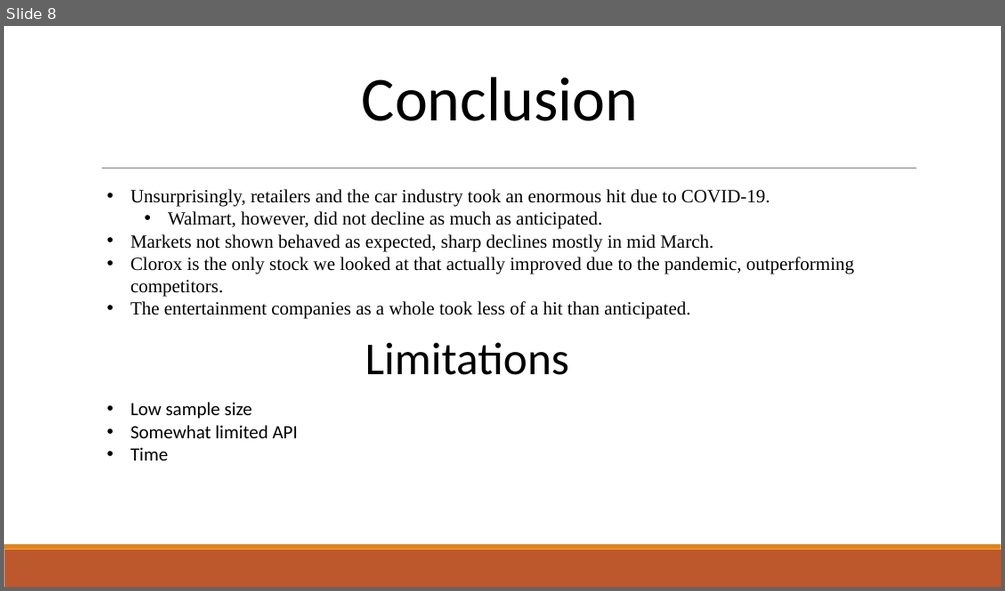
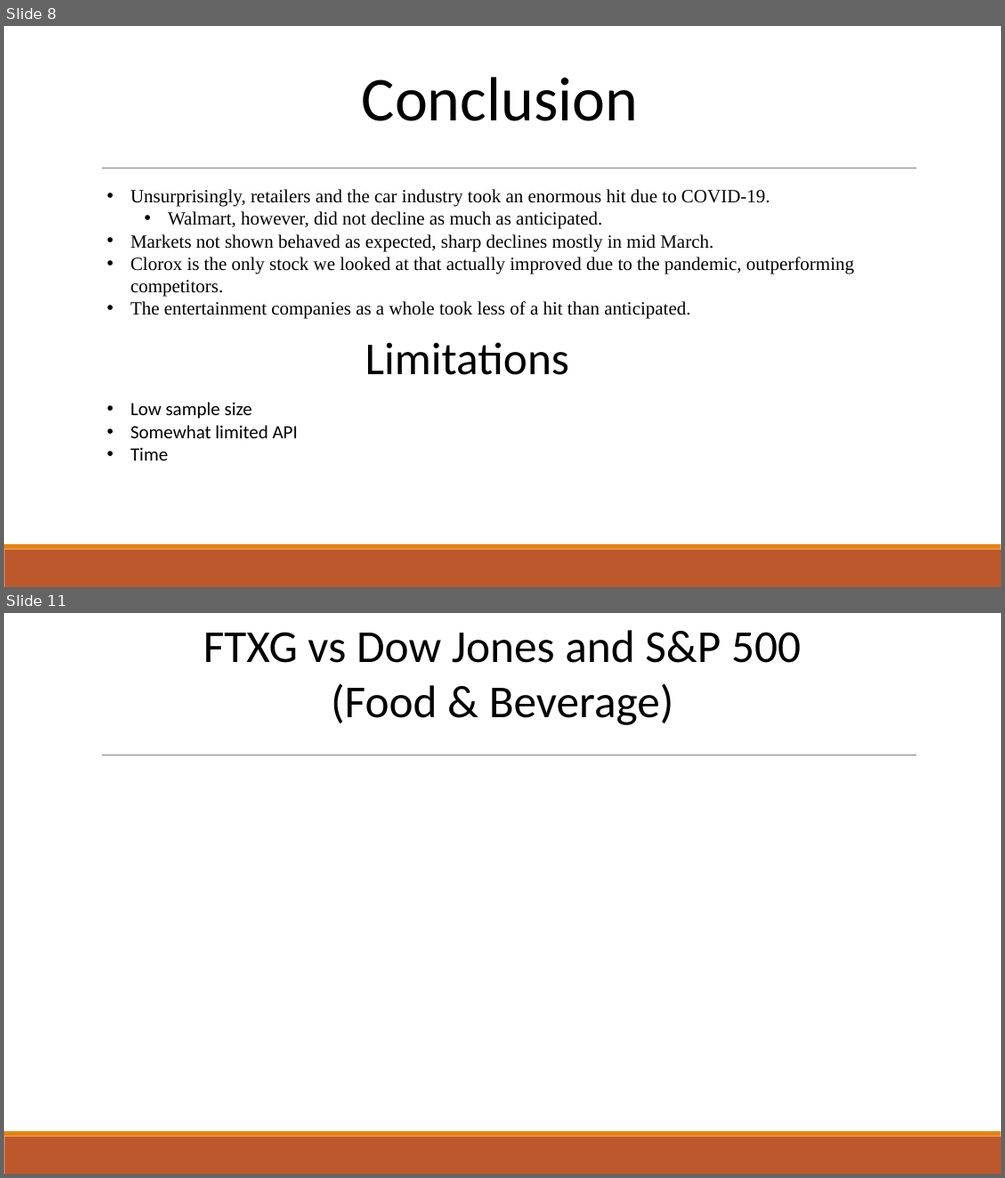
Before and after one commit to Sal-r/Corona-Virus-Vs-Stock-Market, a slide deck: Final/Presentations/COVID-19 Stock Presentation.pptx. Shown one above the other, each under a label of ours: slide 8 before the commit, slides 8 and 11 after it; the slides between them are not shown. The pictures are 1005x591 and 1005x1178 pixels, drawn with LibreOffice and Linux fonts; fonts in the diff are those of the drawing; background and template pictures are left out. Boxes give left, top, right and bottom in pixels: in the first picture for what was removed or moved away, otherwise in the second. Text is boxed around its words. In the diff, an @@ line names an element or a change of style, - is before the commit and + after.

```diff
--- a/Final/Presentations/COVID-19 Stock Presentation.pptx
+++ b/Final/Presentations/COVID-19 Stock Presentation.pptx
@@ slide 11 added at (4,613,1001,1174), background picture (left out); not listed: 3 template elements that a slide beside it also shows @@
@@ text added at (203,630,801,725), 44 pt, text #000000 @@
+FTXG vs Dow Jones and S&P 500
+(Food & Beverage)
```
Also in this commit, not shown: 1 slide changed, 6 other slides added, 3 slides removed, 11 other files.
